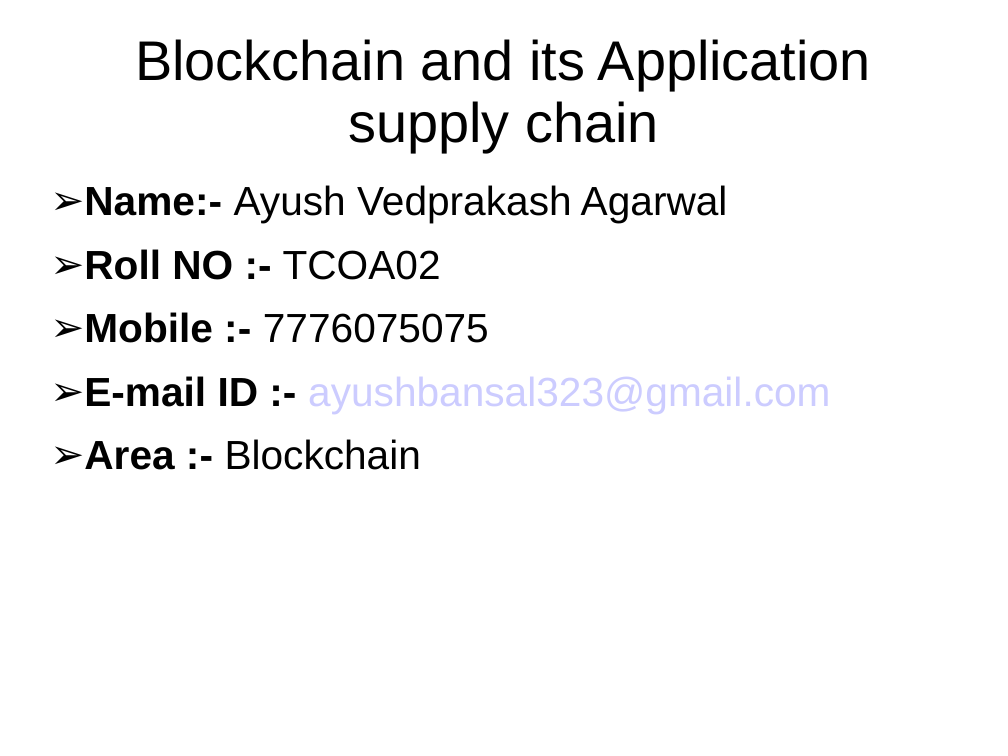
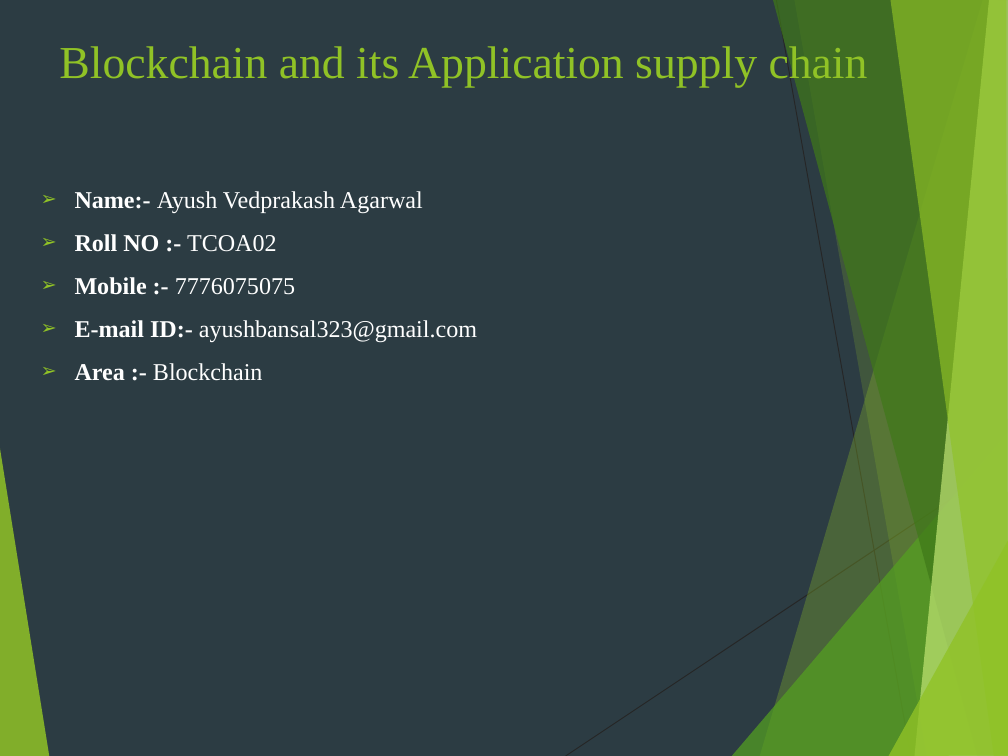
Before and after one commit to ayushbansal323/TE, a slide deck: slide 1 of Seminar/seminar1.ppt. Drawn at 1008x756 pixels with LibreOffice and Linux fonts; fonts in the diff are those of the drawing. Boxes give left, top, right and bottom in pixels: in the first picture for what was removed or moved away, otherwise in the second. Text is boxed around its words. In the diff, an @@ line names an element or a change of style, - is before the commit and + after.

```diff
--- a/Seminar/seminar1.ppt
+++ b/Seminar/seminar1.ppt
@@ background #FFFFFF to #2C3C43 @@
@@ title "Blockchain and its Application supply ..." at [59,43,868,88]: size 44 to 36 pt, font Arial to Times New Roman, text colour #000000 to #90C226; alignment centre to left; line spacing 0.93 to 1; vertical alignment middle to top @@
@@ text "Name:- Ayush Vedprakash Agarwal": place and size @@
-text "Name:- Ayush Vedprakash Agarwal" at [84,185,830,470]
+text "Name:- Ayush Vedprakash Agarwal" at [75,191,477,381]
@@ text at [75,191,423,381]: size 32 to 19 pt, font Arial to Times New Roman, text colour #000000 to #FFFFFF in "Name:- Ayush Vedprakash Agarwal", "Roll NO :- TCOA02", "Mobile :- 7776075075", "Area :- Blockchain"; line spacing 0.93 to 1; less space between paragraphs; bullet colour #000000 to #90C226 @@
@@ text at [75,320,477,343]: text changed; size 32 to 19 pt; font Arial to Times New Roman; text colour #CCCCFF to #FFFFFF @@
-➢ E-mail ID :- ayushbansal323@gmail.com
+➢ E-mail ID:- ayushbansal323@gmail.com
@@ group added at [0,0,1008,756]: 8 freeform shapes, 2 lines @@
```
Also in this commit, not shown: 9 other slides changed, 1 slide added, 3 other files.
